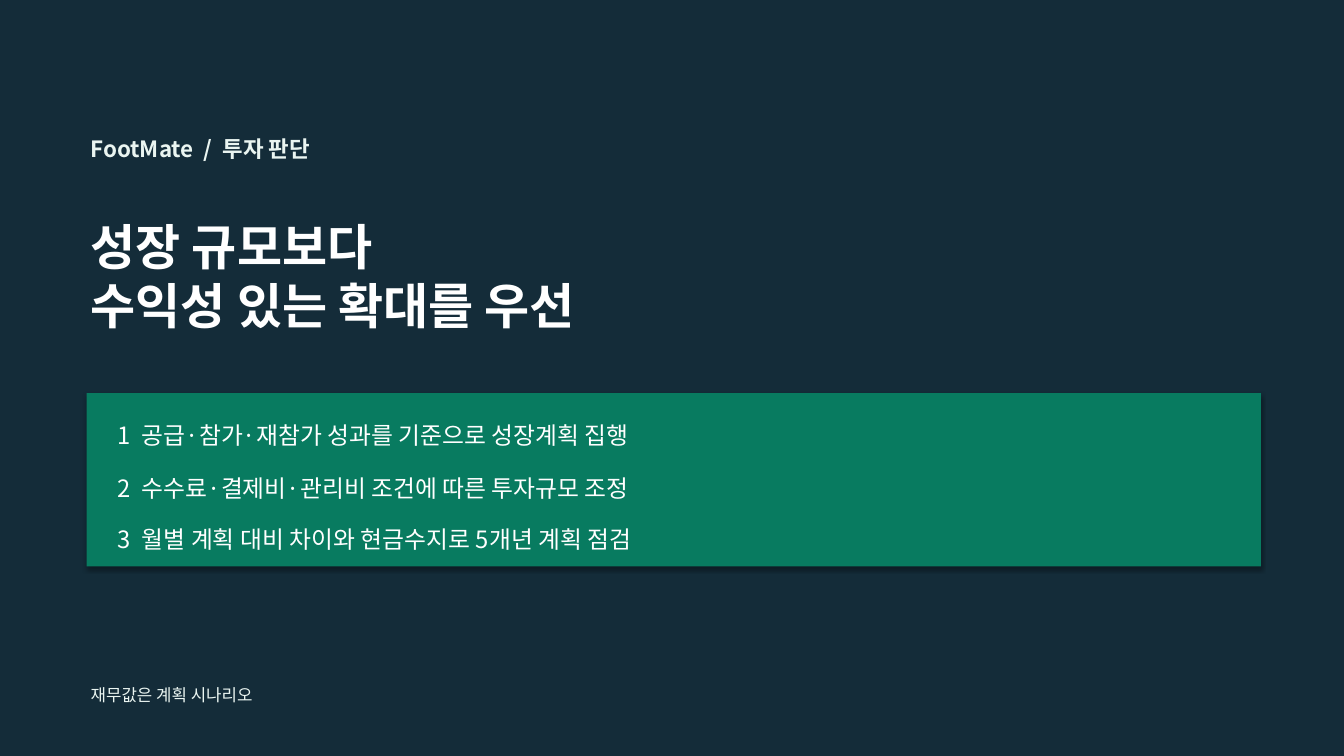
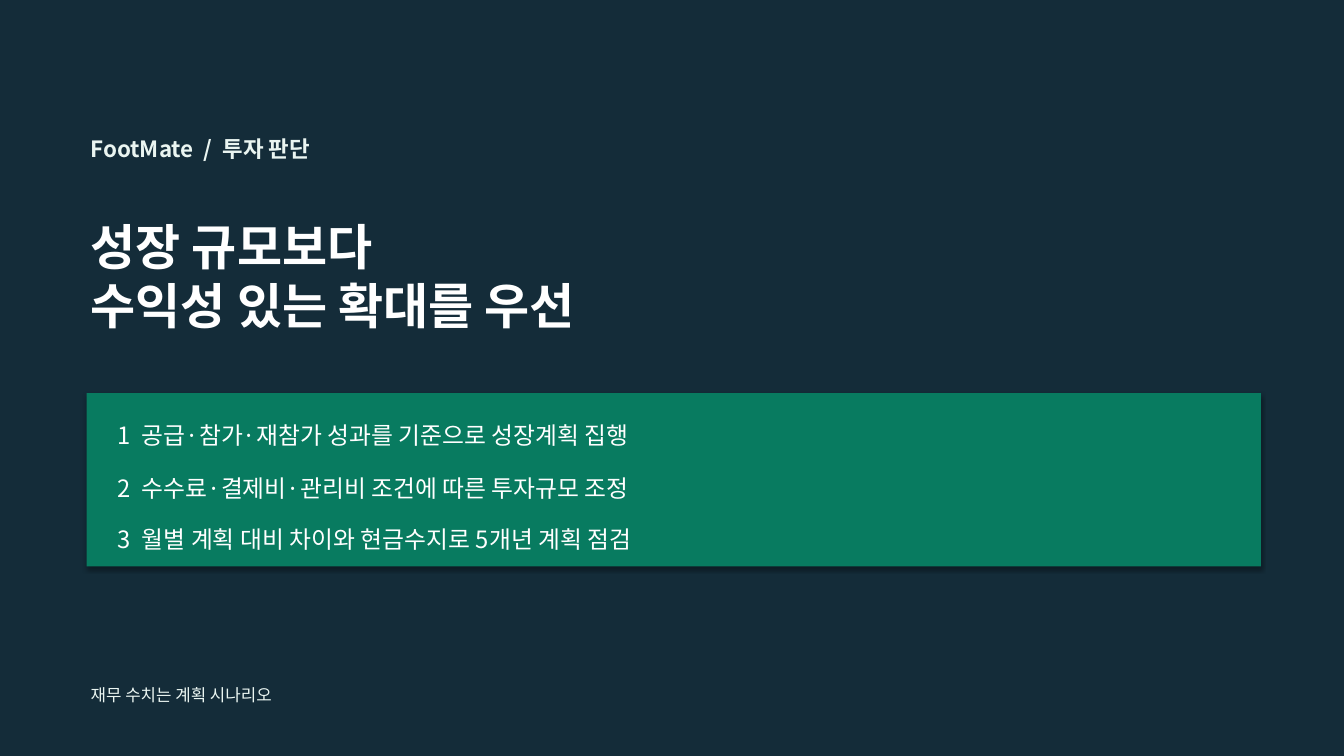
Before and after one commit to dohyunkimmm/footmate, a slide deck: slide 6 of src/case-study/downloads/footmate_5year_strategy.pptx. Drawn at 1344x756 pixels with LibreOffice and Linux fonts; fonts in the diff are those of the drawing. Boxes give left, top, right and bottom in pixels: in the first picture for what was removed or moved away, otherwise in the second. Text is boxed around its words. In the diff, an @@ line names an element or a change of style, - is before the commit and + after.

```diff
--- a/src/case-study/downloads/footmate_5year_strategy.pptx
+++ b/src/case-study/downloads/footmate_5year_strategy.pptx
@@ text at box(91, 687, 272, 703): text changed @@
-재무값은 계획 시나리오
+재무 수치는 계획 시나리오
```
Also in this commit, not shown: 3 other files.
